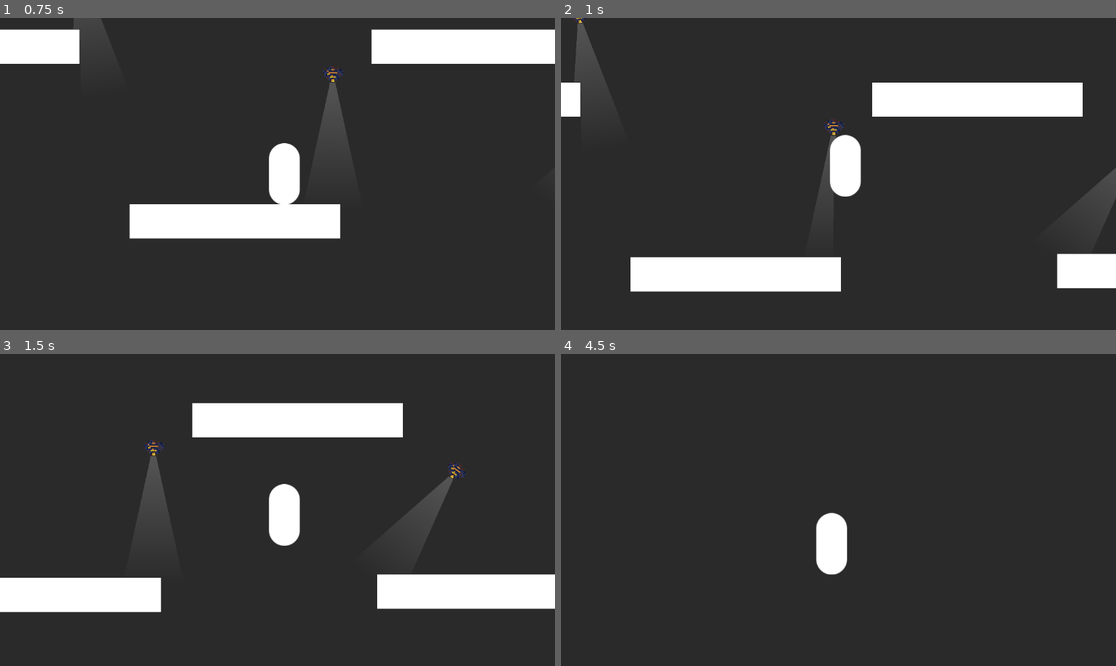
Above: before the commit, frames 1-4 (two rows, left to right).
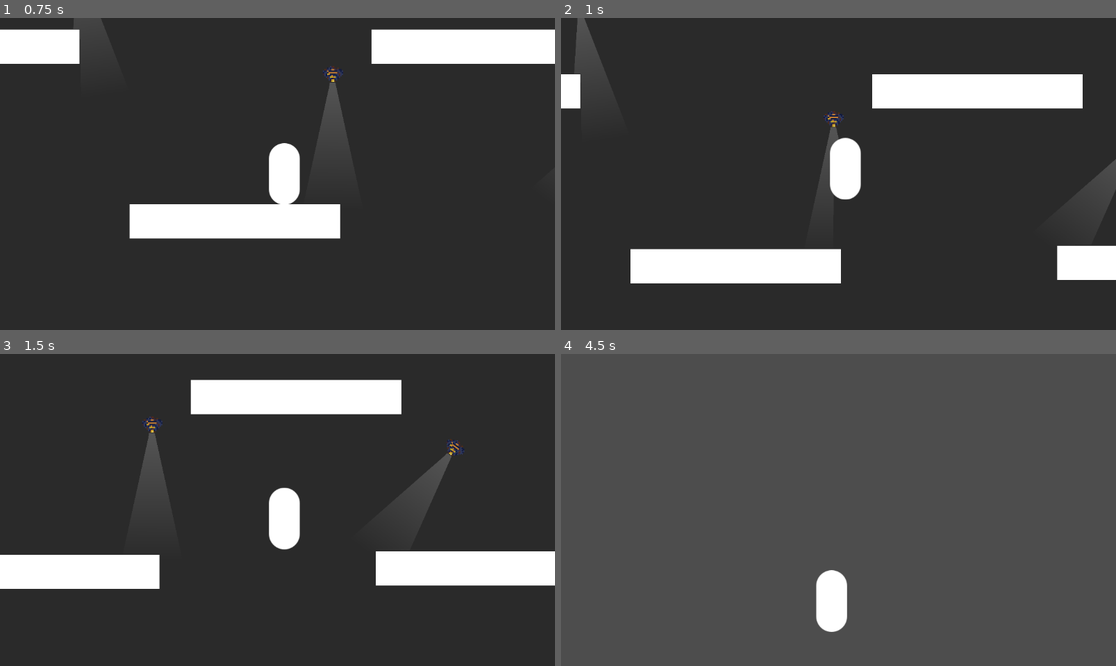
Above: after the commit, the same moments.

Repository: cookiemonsternz/SLIFT-Public
Game: Godot game, scene res://scenes/test.tscn
The game is run twice, just before and just after one commit, with the same random seed, the same clock (stepped at 60 frames per second) and the same inputs.
Inputs (mouse positions are in pixels of both pictures, inside the frame that each line leads up to):
- Up to frame 1 (0.75 s): tap Enter at 0.5 s; move the mouse to (399, 158) at 0.52 s; hold D (move_right) from 0.53 s (still down); click (399, 158) at 0.6 s
- Up to frame 2 (1 s): keep holding D (move_right); tap Space (player_jump) at 0.77 s; right-click (960, 158) at 0.8 s
- Up to frame 3 (1.5 s): keep holding D (move_right); move the mouse to (166, 525) at 1.27 s; right-click (166, 525) at 1.35 s
- Up to frame 4 (4.5 s): tap Space (player_jump) at 1.52, 3.02, 3.77 s; click (727, 525) at 1.55 s; move the mouse to (894, 441) at 2.02 s; release D (move_right) at 2.03 s; hold A (move_left) 2.03-2.78 s; click (894, 441) at 2.1 s; right-click (894, 441) at 2.3 s; move the mouse to (810, 572) at 2.77 s; hold D (move_right) 2.78-4.28 s; right-click (810, 572) at 2.85 s; click (810, 572) at 3.05 s; move the mouse to (1005, 556) at 3.52 s; tap T (test_input) at 3.6 s; right-click (1005, 556) at 3.8 s; move the mouse to (672, 463) at 4.27 s; hold A (move_left) from 4.28 s (still down); click (672, 463) at 4.35 s

Frame 1 is identical in both runs. In frame 2, 5.5% of the frame differs, in the area x 0-100%, y 0-88%; in frame 3, 17%; in frame 4, 100%, in the area x 0-100%, y 0-100%.
Error after the commit: Invalid access to property or key 'name' on a base object of type 'null instance'. (res://scripts/characters/player.gd:206)

Commit message:
fixed tilemap spring joints

Diff:
--- a/scenes/player.tscn
+++ b/scenes/player.tscn
@@ -73,7 +73,6 @@
 jump_buffer_timer = NodePath("JumpBufferTimer")
 coyote_time_timer = NodePath("CoyoteTimeTimer")
 ground_cast = NodePath("GroundCast")
-gravity_strength = 700.0
 coyote_time_time = 0.25
 health_component = NodePath("Components/HealthComponent")
 arm_upgrade_component = NodePath("Components/ArmUpgradeComponent")
--- a/scenes/test.tscn
+++ b/scenes/test.tscn
@@ -194,6 +194,7 @@
 
 [node name="Player" parent="." instance=ExtResource("1_ul5aj")]
 position = Vector2(11, -73)
+gravity_strength = 2000
 
 [node name="TileMapLayer" type="TileMapLayer" parent="."]
 texture_filter = 1
--- a/scripts/characters/player.gd
+++ b/scripts/characters/player.gd
@@ -203,6 +203,8 @@
 		rope1.disable()
 		if spring_joints[0] != null:
 			spring_joints[0].queue_free()
+		if grapple_targets[0].name == "DELETE_ME1":
+			grapple_targets[0].queue_free()
 		arm_upgrade_component.arm_released(Grapples.Left)
 
 	if Input.is_action_just_pressed("grapple_right"):
@@ -212,6 +214,8 @@
 		rope2.disable()
 		if spring_joints[1] != null:
 			spring_joints[1].queue_free()
+		if grapple_targets[1].name == "DELETE_ME2":
+			grapple_targets[1].queue_free()
 		arm_upgrade_component.arm_released(Grapples.Right)
 
 
@@ -222,19 +226,33 @@
 
 	raycast.force_raycast_update()
 
-	if raycast.is_colliding():
-		if raycast.get_collision_point().distance_to(global_position) <= max_distance or not has_max_distance:
-			match side:
-				Grapples.Left:
-					grapple_target_positions[0] = raycast.get_collision_point()
-					grapple_distance_vectors[0] = grapple_target_positions[0] - global_position
+	if raycast.is_colliding() and raycast.get_collision_point().distance_to(global_position) <= max_distance or not has_max_distance:
+		#print(raycast.get_collider())
+		match side:
+			Grapples.Left:
+				grapple_target_positions[0] = raycast.get_collision_point()
+				grapple_distance_vectors[0] = grapple_target_positions[0] - global_position
+				if raycast.get_collider() is TileMapLayer:
+					var temp_static_body = StaticBody2D.new()
+					temp_static_body.global_position = grapple_target_positions[0]
+					temp_static_body.name = "DELETE_ME1"
+					get_tree().root.add_child(temp_static_body)
+					grapple_targets[0] = temp_static_body
+				else:
 					grapple_targets[0] = raycast.get_collider()
-					rope1.enable()
-				Grapples.Right:
-					grapple_target_positions[1] = raycast.get_collision_point()
-					grapple_distance_vectors[1] = grapple_target_positions[1] - global_position
+				rope1.enable()
+			Grapples.Right:
+				grapple_target_positions[1] = raycast.get_collision_point()
+				grapple_distance_vectors[1] = grapple_target_positions[1] - global_position
+				if raycast.get_collider() is TileMapLayer:
+					var temp_static_body = StaticBody2D.new()
+					temp_static_body.global_position = grapple_target_positions[1]
+					temp_static_body.name = "DELETE_ME2"
+					get_tree().root.add_child(temp_static_body)
+					grapple_targets[1] = temp_static_body
+				else:
 					grapple_targets[1] = raycast.get_collider()
-					rope2.enable()
+				rope2.enable()
 
 # Creates a spring joint between the player and the grapple target
 func grapple(side: int) -> void:
Binary file added: assets/Aseprite/button.aseprite
Not shown, added: assets/Aseprite/button.aseprite.import
